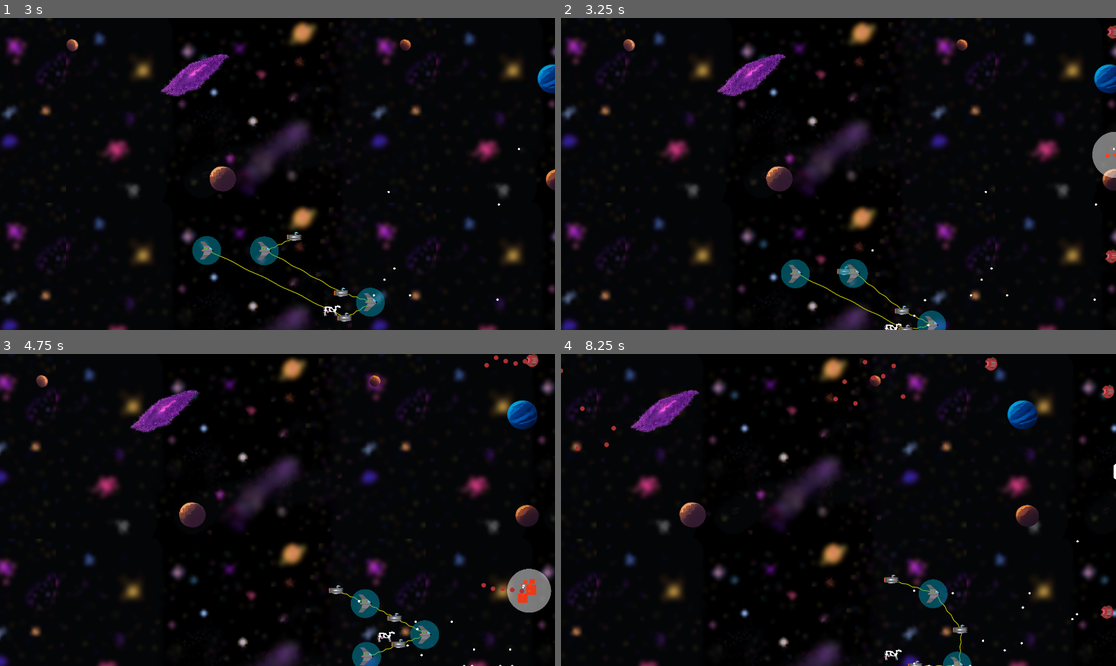
Above: before the commit, frames 1-4 (two rows, left to right).
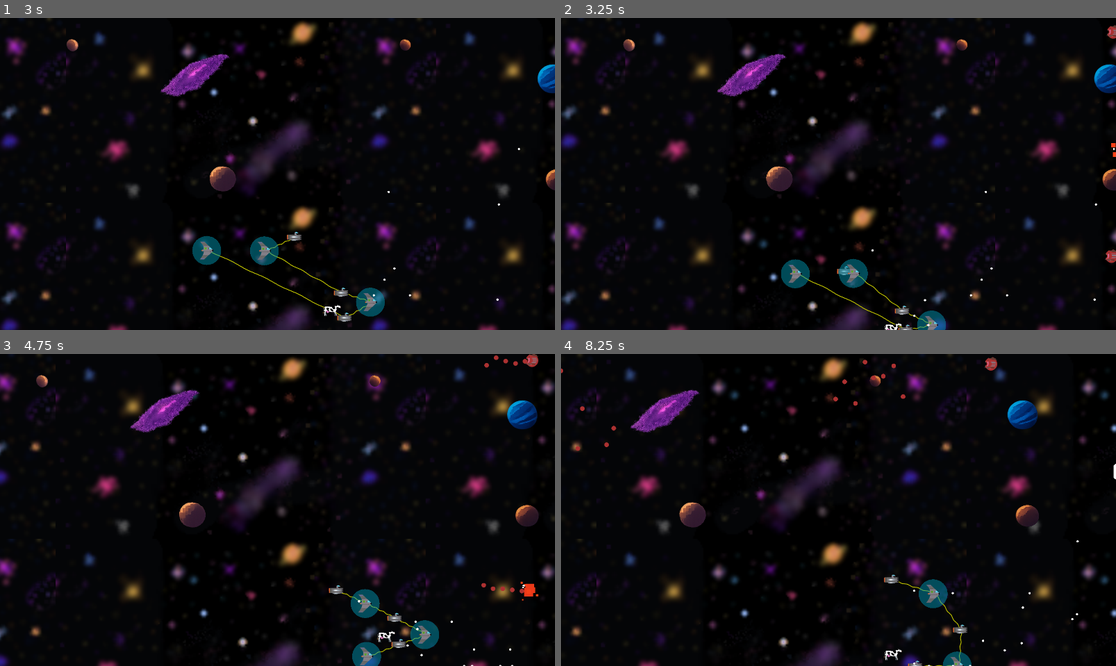
Above: after the commit, the same moments.

Repository: tfmertz/gamedevtv-jam-2026
Game: Godot game, scene res://scene/main.tscn
The game is run twice, just before and just after one commit, with the same random seed, the same clock (stepped at 60 frames per second) and the same inputs.
Inputs:
- Up to frame 1 (3 s): click "START" at 0.5 s; click "START" at 1.25 s; tap Enter at 2 s; hold D (move_right) 2.03-2.78 s; tap 3 at 2.1 s; tap 4 at 2.3, 2.85 s; hold S (move_down) from 2.78 s (still down)
- Up to frame 2 (3.25 s): keep holding S (move_down); tap 5 at 3.05 s
- Up to frame 3 (4.75 s): release S (move_down) at 3.53 s; hold D (move_right) 3.53-4.28 s; tap 5 at 3.6 s; tap 6 at 3.8, 4.35 s; hold W (move_up) from 4.28 s (still down); tap 3 at 4.55 s
- Up to frame 4 (8.25 s): release W (move_up) at 5.03 s; hold A (move_left) 5.03-6.53 s; tap F (cycle_formation) at 5.1 s; tap 4 at 5.3, 8.1 s; tap R (cycle_spacing) at 5.85 s; tap 5 at 6.05 s; hold S (move_down) 6.53-7.28 s; tap G (sort_ships) at 6.6 s; tap 6 at 6.8 s; hold D (move_right) 7.28-8.03 s; tap 3 at 7.35 s; hold W (move_up) from 8.03 s (still down)

Frame 1 is identical in both runs. In frame 2, 0.5% of the frame differs, in the area x 95-100%, y 36-52%; in frame 3, 0.8%, in the area x 91-100%, y 68-83%; in frame 4, 0.2%.

Commit message:
Add auto kill off screen, fix enemy explosions

Diff:
--- a/scene/bomber.tscn
+++ b/scene/bomber.tscn
@@ -2,18 +2,17 @@
 
 [ext_resource type="Script" uid="uid://dighhxhhpe0ei" path="res://src/bomber.gd" id="1_u514y"]
 [ext_resource type="Texture2D" uid="uid://e6a6cd4tna5e" path="res://assets/art/small_enemy.png" id="2_8c32t"]
+[ext_resource type="PackedScene" uid="uid://cumlnlxw5s8vl" path="res://scene/auto_kill_off_screen.tscn" id="3_8c32t"]
 
 [sub_resource type="RectangleShape2D" id="RectangleShape2D_j07rk"]
 size = Vector2(62, 18)
 
-[sub_resource type="CircleShape2D" id="CircleShape2D_u514y"]
-radius = 90.0
-
 [node name="Bomber" type="Area2D" unique_id=608566180]
 collision_layer = 2
 script = ExtResource("1_u514y")
-attack = 5
 speed = 250
+explosion_damage = 5
+explosion_radius = 80
 
 [node name="Sprite2D" type="Sprite2D" parent="." unique_id=1463319858]
 position = Vector2(-12, 4)
@@ -26,12 +25,7 @@
 [node name="AttackTimer" type="Timer" parent="." unique_id=29555263]
 one_shot = true
 
-[node name="ExplosionArea" type="Area2D" parent="." unique_id=270104489]
-collision_layer = 0
-monitorable = false
+[node name="AutoKillOffScreen" parent="." unique_id=296764808 instance=ExtResource("3_8c32t")]
+rect = Rect2(-34, -12, 68, 24)
 
-[node name="CollisionShape2D" type="CollisionShape2D" parent="ExplosionArea" unique_id=1134038205]
-shape = SubResource("CircleShape2D_u514y")
-
-[connection signal="area_entered" from="." to="." method="_on_area_entered"]
 [connection signal="timeout" from="AttackTimer" to="." method="_on_attack_timer_timeout"]
--- a/scene/bullet.gd
+++ b/scene/bullet.gd
@@ -13,6 +13,7 @@
 
 # Called when the node enters the scene tree for the first time.
 func _ready() -> void:
+	add_to_group("bullet")
 	bullet_large_hitbox.disabled=true
 	bullet_small_hitbox.disabled=true
 	$bullet_sprite.hide()
--- a/scene/bullet_explosion.tscn
+++ b/scene/bullet_explosion.tscn
@@ -1,6 +1,6 @@
 [gd_scene format=3 uid="uid://dtul8s0joq7cs"]
 
-[ext_resource type="Script" uid="uid://dcy84vejg5o3d" path="res://src/ship_explosion.gd" id="1_f25v3"]
+[ext_resource type="Script" uid="uid://b6cdnwk2l3ykg" path="res://src/bullet_explosion.gd" id="1_f25v3"]
 
 [sub_resource type="Curve" id="Curve_f25v3"]
 _data = [Vector2(0, 1), 0.0, 0.29050097, 0, 0, Vector2(1, 0), -1.6818453, 0.0, 0, 0]
--- a/scene/enemy_ship_node.tscn
+++ b/scene/enemy_ship_node.tscn
@@ -2,10 +2,20 @@
 
 [ext_resource type="Script" uid="uid://colmiaohdff4p" path="res://src/enemy_ship_node.gd" id="1_fco4n"]
 [ext_resource type="Texture2D" uid="uid://b81jlh5w56xmf" path="res://assets/art/big_enemy.png" id="2_8v3k6"]
+[ext_resource type="Texture2D" uid="uid://lxvjk32nsoh" path="res://assets/art/alt_enemy.png" id="2_hkxu2"]
 [ext_resource type="Texture2D" uid="uid://e6a6cd4tna5e" path="res://assets/art/small_enemy.png" id="3_eb2y3"]
+[ext_resource type="PackedScene" uid="uid://cumlnlxw5s8vl" path="res://scene/auto_kill_off_screen.tscn" id="4_2dbdd"]
 
 [sub_resource type="SpriteFrames" id="SpriteFrames_65l50"]
 animations = [{
+"frames": [{
+"duration": 1.0,
+"texture": ExtResource("2_hkxu2")
+}],
+"loop": true,
+"name": &"enemy_alt",
+"speed": 5.0
+}, {
 "frames": [{
 "duration": 1.0,
 "texture": ExtResource("2_8v3k6")
@@ -28,16 +38,15 @@
 [sub_resource type="CircleShape2D" id="CircleShape2D_qpxp6"]
 radius = 24.0
 
-[sub_resource type="CircleShape2D" id="CircleShape2D_r2h1d"]
-radius = 48.010414
-
 [node name="EnemyShipNode" type="Area2D" unique_id=1841324561]
 collision_layer = 2
 script = ExtResource("1_fco4n")
+speed = 200
 
 [node name="sprite" type="AnimatedSprite2D" parent="." unique_id=1209264211]
+position = Vector2(10, 3)
 sprite_frames = SubResource("SpriteFrames_65l50")
-animation = &"enemy_small"
+animation = &"enemy_alt"
 
 [node name="bullet_timer" type="Timer" parent="." unique_id=1733135617]
 wait_time = 1.5
@@ -54,12 +63,9 @@
 [node name="rand_timer" type="Timer" parent="." unique_id=1714477443]
 wait_time = 3.0
 
-[node name="ExplosionArea" type="Area2D" parent="." unique_id=1499407559]
-collision_layer = 32
-
-[node name="hitbox_collision_explosion" type="CollisionShape2D" parent="ExplosionArea" unique_id=817199595]
-position = Vector2(10, 1)
-shape = SubResource("CircleShape2D_r2h1d")
+[node name="AutoKillOffScreen" parent="." unique_id=296764808 instance=ExtResource("4_2dbdd")]
+position = Vector2(11, 0)
+rect = Rect2(-23, -23, 46, 46)
 
 [connection signal="area_entered" from="." to="." method="_on_area_entered"]
 [connection signal="timeout" from="bullet_timer" to="." method="_on_timer_timeout"]
--- a/scene/ship_connection_edge.tscn
+++ b/scene/ship_connection_edge.tscn
@@ -46,8 +46,7 @@
 }]
 
 [node name="ShipConnectionEdge" type="Area2D" unique_id=1667807780]
-collision_layer = 16
-collision_mask = 2
+collision_mask = 0
 script = ExtResource("1_0ptn0")
 
 [node name="CollisionShape2D" type="CollisionShape2D" parent="." unique_id=1360403804]
@@ -61,5 +60,3 @@
 rotation = 0.0013725162
 sprite_frames = SubResource("SpriteFrames_duunn")
 offset = Vector2(31.99578, 0.01533189)
-
-[connection signal="area_entered" from="." to="." method="_on_area_entered"]
--- a/scene/ship_explosion.tscn
+++ b/scene/ship_explosion.tscn
@@ -10,14 +10,17 @@
 offsets = PackedFloat32Array(0, 0.3127962, 0.6066351, 0.8578199, 1)
 colors = PackedColorArray(0.9999997, 0.2830094, 0.09237703, 1, 0.6421697, 0, 0.1061903, 1, 0.5877486, 0, 0.097191125, 1, 0, 0, 0, 1, 0, 0, 0, 0)
 
-[node name="ShipExplosion" type="Node2D" unique_id=60562191]
+[sub_resource type="CircleShape2D" id="CircleShape2D_x3108"]
+
+[node name="ShipExplosion" type="Area2D" unique_id=1718704068]
+collision_layer = 0
 script = ExtResource("1_x3108")
 color = Color(1, 1, 1, 0.4745098)
-draw_shape = true
 
 [node name="Draw" type="Node2D" parent="." unique_id=1191501806]
 
 [node name="CPUParticles2D" type="CPUParticles2D" parent="." unique_id=729595172]
+show_behind_parent = true
 emitting = false
 amount = 20
 lifetime = 0.5
@@ -34,3 +37,7 @@
 scale_amount_max = 50.0
 scale_amount_curve = SubResource("Curve_0njxy")
 color_ramp = SubResource("Gradient_x3108")
+
+[node name="CollisionShape2D" type="CollisionShape2D" parent="." unique_id=170393514]
+shape = SubResource("CircleShape2D_x3108")
+disabled = true
--- a/src/bomber.gd
+++ b/src/bomber.gd
@@ -1,19 +1,18 @@
 extends Enemy
 
 @onready var attack_timer: Timer = $AttackTimer
-@onready var collision_shape_2d: CollisionShape2D = $ExplosionArea/CollisionShape2D
-@onready var explosion_area: Area2D = $ExplosionArea
 @onready var sprite_2d: Sprite2D = $Sprite2D
 
 ## How long to wait until attacking
 @export var attack_delay := 2
-@export var explosion_radius := 50
 
 var is_attacking := false
 var direction := Vector2.LEFT
 
 func _ready() -> void:
-	collision_shape_2d.shape.radius = explosion_radius
+	# call base class to wire events
+	super()
+
 	attack_timer.wait_time = attack_delay
 	attack_timer.start()
 
@@ -49,20 +48,5 @@
 	# clean enemy if they didn't collide
 	get_tree().create_timer(5).timeout.connect(queue_free)
 
-func _explode() -> void:
-	# check out AOE and deal damage
-	var areas = explosion_area.get_overlapping_areas()
-	for area in areas:
-		if area.has_method("take_damage"):
-			area.take_damage(attack)
-
 func _on_attack_timer_timeout() -> void:
 	_attack()
-
-
-func _on_area_entered(area: Area2D) -> void:
-	# if we hit something that can take damage
-	if area is ShipNode:
-		# explode
-		_explode()
-		_die()
--- /dev/null
+++ b/src/bullet_explosion.gd
@@ -0,0 +1,8 @@
+extends Node
+
+@onready var cpu_particles_2d: CPUParticles2D = $CPUParticles2D
+
+func _ready() -> void:
+	# Start particles, TODO(tom) look into VFX pooling
+	cpu_particles_2d.emitting = true
+	cpu_particles_2d.finished.connect(queue_free)
--- a/src/enemy.gd
+++ b/src/enemy.gd
@@ -6,17 +6,20 @@
 @export var health := 1
 @export var attack := 1
 @export var speed := 100
+@export var explosion_damage := 1
+@export var explosion_radius := 50
 
 var ship_explosion_vfx : PackedScene = preload("res://scene/ship_explosion.tscn")
 
 var velocity := Vector2.ZERO
 var move_tween : Tween
+var is_dying := false
+
+func _ready() -> void:
+	# hook up explosion logic
+	area_entered.connect(_on_area_entered)
 
 func _physics_process(delta: float) -> void:
-	if position.x < -50:
-		# silently die offscreen
-		queue_free()
-
 	_move(delta)
 
 func _move(delta: float) -> void:
@@ -54,8 +57,30 @@
 	var angle_offset = randf_range(-deg_to_rad(spread_degrees), deg_to_rad(spread_degrees))
 	return base.normalized().rotated(angle_offset)
 
-func _die() -> void:
+func is_on_screen(world_pos: Vector2) -> bool:
+	var transform := get_viewport().get_canvas_transform()
+	var screen_pos := transform * world_pos
+	return get_viewport_rect().has_point(screen_pos)
+
+func _die(explode: bool = false) -> void:
+	if is_dying:
+		return
+	is_dying = true
 	var explosion_vfx := ship_explosion_vfx.instantiate()
 	explosion_vfx.position = position
-	get_parent().add_child(explosion_vfx)
+	# set the explosion to do damage, this will automatically
+	# show a damage visual and handle dealing the damage
+	if explosion_damage > 0 and explode:
+		explosion_vfx.damage = explosion_damage
+		explosion_vfx.radius = explosion_radius
+	get_parent().call_deferred("add_child", explosion_vfx)
 	queue_free()
+
+# handles exploding from player ship/nodes. Not for regular damage detectiion
+# see take_damage
+func _on_area_entered(area: Area2D) -> void:
+	var is_explosion := false
+	# only explode on collisions with nodes or player
+	if area.is_in_group("node") or area.is_in_group("player"):
+		is_explosion = true
+	_die(is_explosion)
--- a/src/enemy_ship_node.gd
+++ b/src/enemy_ship_node.gd
@@ -1,33 +1,26 @@
-extends Area2D
+extends Enemy
 
-var ship_explosion_vfx : PackedScene = preload("res://scene/ship_explosion.tscn")
 @onready var bullet_scene : PackedScene = preload("res://scene/bullet.tscn")
 @onready var scrap_scene : PackedScene = preload("res://scene/scrap.tscn")
 @onready var hitbox_enemy_bg: CollisionShape2D = $hitbox_enemy_bg
 @onready var hitbox_enemy_sm: CollisionShape2D = $hitbox_enemy_sm
-@onready var explosion_area: Area2D = $ExplosionArea
 
 signal die
 signal fire
 
 @export var ship_type: EnemyType = EnemyType.NONE
+@export var rand_mode := false
 
-var health: int
 var health_enemy_small = 1
 var health_enemy_big = 2
-var speed_enemy = 5
-var speed = 1 #placeholder speed
-var target_direction: Vector2
 var target_location: Vector2
 enum EnemyType {NONE, ENEMY_SMALL, ENEMY_BIG}
 var wind_x: int
 var wind_y: int
 var rand_coutner = 3
 var sector_counter = 2
-var rand_mode = false
 var sprite_half = 32
 var SCRAP_CHANCE = 0.5 #TODO Isaac: difficulty setting?
-var EXPLOSION_DAMAGE = 1
 
 
 func _ready() -> void:
@@ -44,27 +37,15 @@
 		spawn_enemy_small()
 	elif ship_type == EnemyType.ENEMY_BIG:
 		spawn_enemy_big()
-		#set_rand_mode(true)
+
+	if rand_mode:
+		set_rand_mode(true)
 
 func _physics_process(delta: float) -> void:
-	flyto(target_location)
+	flyto(delta)
 
 func _process(delta: float) -> void:
 	pass
-
-#shamelessly ripped from bomber class
-func _die() -> void:
-	# check out AOE and deal damage
-	var areas = explosion_area.get_overlapping_areas()
-	for area in areas:
-		if area.has_method("take_damage"):
-			area.take_damage(EXPLOSION_DAMAGE)
-
-	#TODO(tom) DRY this up later
-	var explosion_vfx := ship_explosion_vfx.instantiate()
-	explosion_vfx.position = position
-	get_parent().add_child(explosion_vfx)
-	queue_free()
 
 func take_damage(damage: int) -> void:
 	health -= damage
@@ -75,14 +56,15 @@
 			scrap.position = position
 			get_tree().get_root().call_deferred("add_child", scrap)
 			#scrap.call_deferred("set_movement")
+		# don't explode for damage on bullet kills
 		_die()
 
 func spawn_enemy_small() -> void: #spawns ship as gun ship, sets animation, health, hitbox
-	$sprite.play("enemy_small")
+	$sprite.play("enemy_alt")
 	$sprite.show()
-	hitbox_enemy_sm.disabled = false
+	#hitbox_enemy_sm.disabled = false
+	hitbox_enemy_bg.disabled = false
 	$bullet_timer.start()
-	speed = speed_enemy
 	health = health_enemy_small
 	ship_type = EnemyType.ENEMY_SMALL
 
@@ -92,16 +74,14 @@
 
 	hitbox_enemy_bg.disabled = false
 	$bullet_timer.start()
-	speed = speed_enemy
 	health = health_enemy_big
 	ship_type = EnemyType.ENEMY_BIG
 
-func flyto(location: Vector2) -> void: #recieves a target position as vector2
-	target_location = location
-	target_direction = Vector2(target_location.x-position.x, target_location.y-position.y)
-	var temp_speed = target_direction.length()/round(target_direction.length()/speed) #sets a temporary speed equal to arrive at location exactly
-	if position != target_location:
-		position = position+target_direction.normalized()*temp_speed
+func flyto(delta: float) -> void: #recieves a target position as vector2
+	var dir = position.direction_to(target_location)
+	# sets a temporary speed equal to arrive at location exactly
+	if position.distance_to(target_location) > 5:
+		position += dir * speed * delta
 
 
 func _unhandled_input(event: InputEvent) -> void:  #placeholder for spawning ships, to be removed/disabled
@@ -124,10 +104,10 @@
 
 	get_tree().get_root().add_child(bullet)
 
-	if ship_type == EnemyType.ENEMY_SMALL:
-		bullet.set_bullet_type(Bullet.BulletType.ENEMY_1)
-	elif ship_type == EnemyType.ENEMY_BIG:
-		bullet.set_bullet_type(Bullet.BulletType.ENEMY_2)
+	#if ship_type == EnemyType.ENEMY_SMALL:
+		#bullet.set_bullet_type(Bullet.BulletType.ENEMY_1)
+	#elif ship_type == EnemyType.ENEMY_BIG:
+	bullet.set_bullet_type(Bullet.BulletType.ENEMY_2)
 
 
 
@@ -137,7 +117,7 @@
 		$rand_timer.start()
 		#position = Vector2(wind_x+sprite_half,randi_range(sprite_half,wind_y-sprite_half))
 		var randpoint = Vector2(randi_range((wind_x*sector_counter/3+sprite_half),wind_x-sprite_half), randi_range(sprite_half,wind_y-sprite_half))#placeholder for spawning ships, to be removed/disabled
-		flyto(randpoint)#placeholder for spawning ships, to be removed/disabled
+		target_location = randpoint
 	else:
 		rand_mode = false
 		$rand_timer.stop()
@@ -152,9 +132,4 @@
 			rand_coutner=0
 		if sector_counter == -2:
 			queue_free()
-		flyto(Vector2(randi_range((wind_x*sector_counter/3+sprite_half),wind_x*(sector_counter+1)/3-sprite_half), randi_range(sprite_half,wind_y-sprite_half)))
-
-
-func _on_area_entered(area: Area2D) -> void:
-	if area.has_method("take_damage"):
-		call_deferred("_die")
+		target_location = Vector2(randi_range((wind_x*sector_counter/3+sprite_half),wind_x*(sector_counter+1)/3-sprite_half), randi_range(sprite_half,wind_y-sprite_half))
--- a/src/ship_connection_edge.gd
+++ b/src/ship_connection_edge.gd
@@ -8,6 +8,7 @@
 # Called when the node enters the scene tree for the first time.
 func _ready() -> void:
 	z_index = -1
+	add_to_group("node")
 
 
 func set_source_ship(ship: ShipNode):
@@ -20,7 +21,6 @@
 func play_animation() -> void:
 	$AnimatedSprite2D.play()
 
-
 # Called every frame. 'delta' is the elapsed time since the previous frame.
 func _process(delta: float) -> void:
 	if source_ship != null and dest_ship != null:
@@ -28,13 +28,3 @@
 		position = source_ship.position
 		rotation = angle
 		scale.x = source_ship.position.distance_to(dest_ship.position) / 64.0
-
-func _physics_process(delta: float) -> void:
-	pass
-
-
-func _on_area_entered(area: Area2D) -> void:
-	# If connection hits an area on it's mask, and can deal
-	# damage, then do it
-	if area.has_method("take_damage"):
-		area.take_damage(5)
--- a/src/ship_explosion.gd
+++ b/src/ship_explosion.gd
@@ -1,17 +1,32 @@
-extends Node2D
+extends Area2D
 
 @export var color: Color = Color.WHITE
 @export var radius := 80
 @export var draw_shape := false
+@export var damage := 0
 
 @onready var cpu_particles_2d: CPUParticles2D = $CPUParticles2D
+@onready var collision_shape_2d: CollisionShape2D = $CollisionShape2D
 
 func _ready() -> void:
+	var initial_radius = radius
+	# if our explosion is damaging add the white flash effect
 	var tween := create_tween()
 	tween.tween_property(self, "radius", 0, .3)
 	# Start particles, TODO(tom) look into VFX pooling
 	cpu_particles_2d.emitting = true
 	cpu_particles_2d.finished.connect(queue_free)
+
+	# wait a frame so we have physics info
+	if damage > 0:
+		draw_shape = true
+		# wait a frame to set collision shape up, ready doesn't like it
+		await get_tree().physics_frame
+		collision_shape_2d.disabled = false
+		collision_shape_2d.shape.radius = initial_radius
+		# wait a frame for it to take and do explosion
+		await get_tree().physics_frame
+		_explode()
 
 func _draw() -> void:
 	if draw_shape:
@@ -20,3 +35,9 @@
 func _process(delta: float) -> void:
 	if draw_shape:
 		queue_redraw()
+
+func _explode() -> void:
+	var areas = get_overlapping_areas()
+	for area in areas:
+		if area.has_method("take_damage"):
+			area.take_damage(damage)
--- a/src/ship_node.gd
+++ b/src/ship_node.gd
@@ -54,9 +54,11 @@
 	if ship_type == ShipType.GUN:
 		$sprite.animation = "gun"
 		health = 1
+		add_to_group("node")
 	elif ship_type == ShipType.SHIELD:
 		$sprite.animation = "shield"
 		health = 4
+		add_to_group("node")
 	elif ship_type == ShipType.MOTHER:
 		$sprite.animation = "mothership-3hp"
 		health = 3
--- a/src/tommy_gun.tscn
+++ b/src/tommy_gun.tscn
@@ -3,6 +3,7 @@
 [ext_resource type="Script" uid="uid://b8pblu5cobv4a" path="res://scene/tommy_gun.gd" id="1_iw8w3"]
 [ext_resource type="PackedScene" uid="uid://v6bv60s1f1d6" path="res://scene/bullet.tscn" id="2_mq4bw"]
 [ext_resource type="Texture2D" uid="uid://b81jlh5w56xmf" path="res://assets/art/big_enemy.png" id="2_srckj"]
+[ext_resource type="PackedScene" uid="uid://cumlnlxw5s8vl" path="res://scene/auto_kill_off_screen.tscn" id="4_n7vq6"]
 
 [sub_resource type="CircleShape2D" id="CircleShape2D_mq4bw"]
 radius = 24.0
@@ -21,3 +22,6 @@
 shape = SubResource("CircleShape2D_mq4bw")
 
 [node name="AttackTimer" type="Timer" parent="." unique_id=284859033]
+
+[node name="AutoKillOffScreen" parent="." unique_id=296764808 instance=ExtResource("4_n7vq6")]
+rect = Rect2(-23, -24, 46, 48)
Not shown, added: src/bullet_explosion.gd.uid
